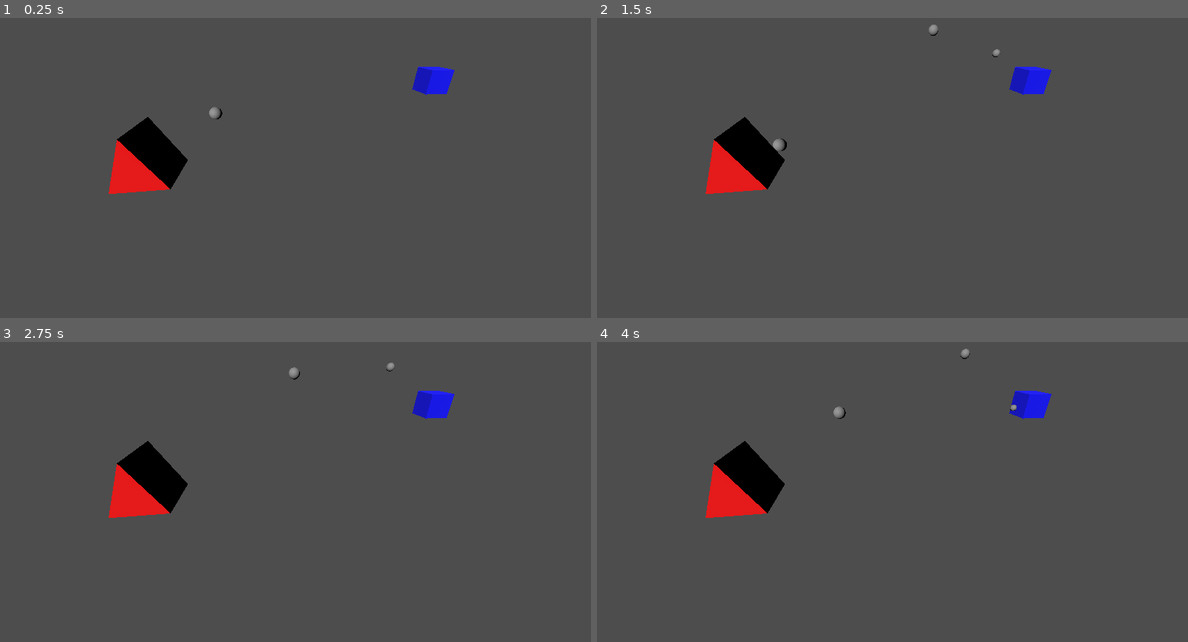
Above: before the commit, frames 1-4 (two rows, left to right).
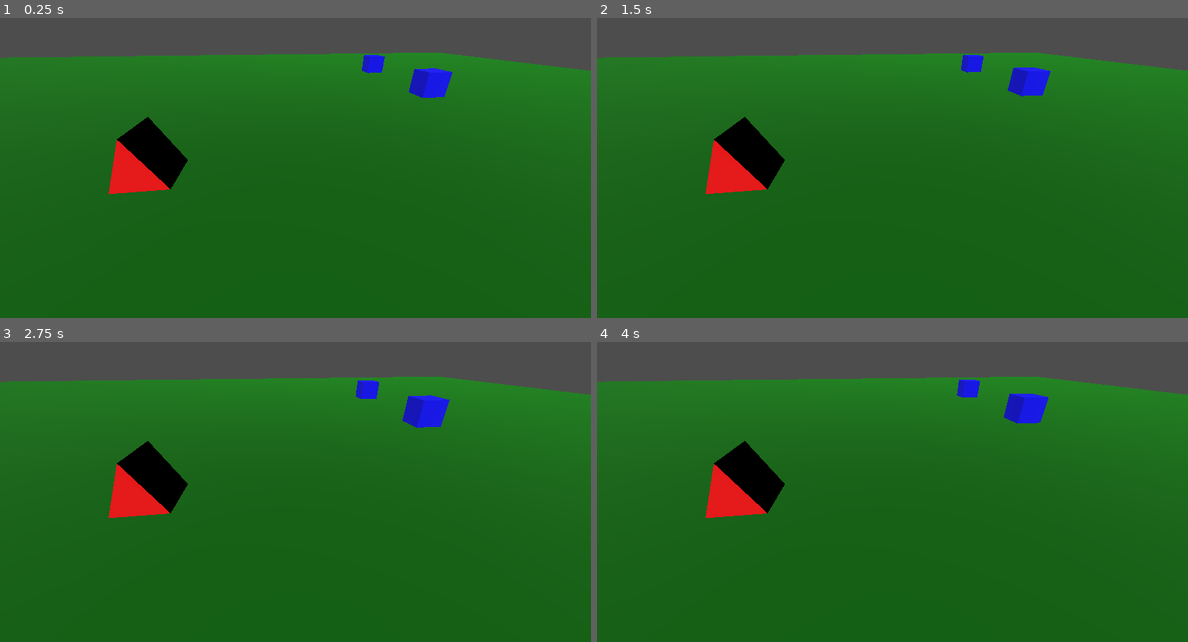
Above: after the commit, the same moments.

Repository: LempsPC/railway_warriors
Game: Godot game, scene res://main.tscn
Same seed, same stepped clock (60 frames per second), same inputs: the game is played once before the commit and once after it.
Inputs:
- Up to frame 1 (0.25 s): no input
- Up to frame 2 (1.5 s): tap Space (space) at 0.6, 1.35 s
- Up to frame 3 (2.75 s): tap Space (space) at 2.1 s
- Up to frame 4 (4 s): tap Space (space) at 2.85, 3.6 s

The runs differ from the first frame. In frame 1, 84% of the frame differs, in the area x 0-100%, y 11-100%; in frame 2, 84%; in frame 3, 85%, in the area x 0-100%, y 6-100%; in frame 4, 84%.

Commit message:
Detect in range

Diff:
--- a/bullet.gd
+++ b/bullet.gd
@@ -1,25 +1,29 @@
 extends Node3D
 
-var height = 5
-var time_total = 2
+var height = 2
+var time_total = 1
+var speed = 10
+
 var time_passed = 0
 var start_pos = Vector3.ZERO
 var end_pos = Vector3.ZERO
-var dist = 0
-@onready var turret = get_node("/root/Main/Turret")
-@onready var target = get_node("/root/Main/Target")
 
-func _ready() -> void:
-	start_pos = turret.global_position
-	end_pos = target.global_position
-	# rotation = start_pos.direction_to(end_pos)
+func init_movement(start, end):
+	start_pos = start
+	end_pos = end
+	rotation = start_pos.direction_to(end_pos)
+	speed = start_pos.distance_to(end_pos) / time_total - 4
 	global_position = start_pos
-	dist = start_pos.distance_to(end_pos)
 
 func _process(delta: float) -> void:
 	time_passed += delta
-	global_position = global_position.move_toward(end_pos, delta/time_total*dist)
-	global_position.y = start_pos.y + sin(time_passed / time_total * PI) * height
+	global_position += rotation * delta * speed
+	global_position.y = start_pos.y + height - pow((time_passed / time_total * 2 - 1) , 2) * height
 
-	if time_passed >= time_total:
+
+func _on_area_entered(area: Area3D) -> void:
+	if time_passed > 0.1:
+		if area.has_method("clear"):
+			area.clear()
+		print("clear")
 		queue_free()
--- a/bullet.tscn
+++ b/bullet.tscn
@@ -1,12 +1,22 @@
-[gd_scene load_steps=3 format=3 uid="uid://dy1lqpso8dxe0"]
+[gd_scene load_steps=4 format=3 uid="uid://dy1lqpso8dxe0"]
 
 [ext_resource type="Script" uid="uid://6uupmokpxw38" path="res://bullet.gd" id="1_v7oki"]
 
 [sub_resource type="SphereMesh" id="SphereMesh_rtl8c"]
 
-[node name="Bullet" type="Node3D"]
+[sub_resource type="SphereShape3D" id="SphereShape3D_v7oki"]
+
+[node name="Bullet" type="Area3D"]
+collision_layer = 8
+collision_mask = 5
 script = ExtResource("1_v7oki")
 
 [node name="MeshInstance3D" type="MeshInstance3D" parent="."]
 transform = Transform3D(0.5, 0, 0, 0, 0.5, 0, 0, 0, 0.5, 0, 0, 0)
 mesh = SubResource("SphereMesh_rtl8c")
+
+[node name="CollisionShape3D" type="CollisionShape3D" parent="."]
+transform = Transform3D(0.5, 0, 0, 0, 0.5, 0, 0, 0, 0.5, 0, 0, 0)
+shape = SubResource("SphereShape3D_v7oki")
+
+[connection signal="area_entered" from="." to="." method="_on_area_entered"]
--- a/main.gd
+++ /dev/null
@@ -1,7 +0,0 @@
-extends Node3D
-
-@onready var bullet = preload("bullet.tscn")
-
-func  _process(delta: float) -> void:
-	if Input.is_action_just_pressed("space"):
-		add_child(bullet.instantiate())
--- a/main.tscn
+++ b/main.tscn
@@ -1,12 +1,17 @@
-[gd_scene load_steps=5 format=3 uid="uid://c6fi7bga34ev5"]
+[gd_scene load_steps=6 format=3 uid="uid://c6fi7bga34ev5"]
 
-[ext_resource type="Script" uid="uid://cn50dtru8tdyp" path="res://main.gd" id="1_1bvp3"]
 [ext_resource type="PackedScene" uid="uid://d18ggmqjtvv28" path="res://turret.tscn" id="1_ig7tw"]
 [ext_resource type="PackedScene" uid="uid://cob3jl58ja8lp" path="res://target.tscn" id="2_0xm2m"]
-[ext_resource type="PackedScene" uid="uid://dy1lqpso8dxe0" path="res://bullet.tscn" id="3_h2yge"]
+
+[sub_resource type="StandardMaterial3D" id="StandardMaterial3D_1bvp3"]
+albedo_color = Color(0, 0.5019608, 0, 1)
+
+[sub_resource type="BoxMesh" id="BoxMesh_lquwl"]
+material = SubResource("StandardMaterial3D_1bvp3")
+
+[sub_resource type="BoxShape3D" id="BoxShape3D_0xm2m"]
 
 [node name="Main" type="Node3D"]
-script = ExtResource("1_1bvp3")
 
 [node name="Turret" parent="." instance=ExtResource("1_ig7tw")]
 
@@ -19,4 +24,17 @@
 [node name="Target" parent="." instance=ExtResource("2_0xm2m")]
 transform = Transform3D(1, 0, 0, 0, 1, 0, 0, 0, 1, -19.347998, 0, 11.005707)
 
-[node name="Bullet" parent="." instance=ExtResource("3_h2yge")]
+[node name="Target2" parent="." instance=ExtResource("2_0xm2m")]
+transform = Transform3D(1, 0, 0, 0, 1, 0, 0, 0, 1, -19.95002, 0, 23.405758)
+
+[node name="Ground" type="Area3D" parent="."]
+collision_mask = 0
+
+[node name="MeshInstance3D" type="MeshInstance3D" parent="Ground"]
+transform = Transform3D(100, 0, 0, 0, 1, 0, 0, 0, 100, 0, -0.5, 0)
+mesh = SubResource("BoxMesh_lquwl")
+skeleton = NodePath("../..")
+
+[node name="CollisionShape3D" type="CollisionShape3D" parent="Ground"]
+transform = Transform3D(100, 0, 0, 0, 100, 0, 0, 0, 100, 0, -50, 0)
+shape = SubResource("BoxShape3D_0xm2m")
--- a/project.godot
+++ b/project.godot
@@ -27,3 +27,10 @@
 "events": [Object(InputEventKey,"resource_local_to_scene":false,"resource_name":"","device":0,"window_id":0,"alt_presse …(189 unchanged characters)…
 ]
 }
+
+[layer_names]
+
+3d_physics/layer_1="world"
+3d_physics/layer_2="player"
+3d_physics/layer_3="enemy"
+3d_physics/layer_4="bullet"
--- /dev/null
+++ b/target.gd
@@ -0,0 +1,7 @@
+extends Area3D
+
+func _process(delta: float) -> void:
+	global_position += Vector3(4, 0, -4) * delta
+
+func clear():
+	queue_free()
--- a/target.tscn
+++ b/target.tscn
@@ -1,4 +1,6 @@
-[gd_scene load_steps=3 format=3 uid="uid://cob3jl58ja8lp"]
+[gd_scene load_steps=5 format=3 uid="uid://cob3jl58ja8lp"]
+
+[ext_resource type="Script" uid="uid://drkabtitm8glg" path="res://target.gd" id="1_t2jmu"]
 
 [sub_resource type="StandardMaterial3D" id="StandardMaterial3D_3hr3o"]
 albedo_color = Color(0, 0, 1, 1)
@@ -6,8 +8,17 @@
 [sub_resource type="BoxMesh" id="BoxMesh_3hr3o"]
 material = SubResource("StandardMaterial3D_3hr3o")
 
-[node name="Target" type="Node3D"]
+[sub_resource type="BoxShape3D" id="BoxShape3D_3hr3o"]
+
+[node name="Target" type="Area3D"]
+collision_layer = 4
+collision_mask = 10
+script = ExtResource("1_t2jmu")
 
 [node name="MeshInstance3D" type="MeshInstance3D" parent="."]
 transform = Transform3D(2, 0, 0, 0, 2, 0, 0, 0, 2, 0, 1, 0)
 mesh = SubResource("BoxMesh_3hr3o")
+
+[node name="CollisionShape3D" type="CollisionShape3D" parent="."]
+transform = Transform3D(2, 0, 0, 0, 2, 0, 0, 0, 2, 0, 1, 0)
+shape = SubResource("BoxShape3D_3hr3o")
--- /dev/null
+++ b/turret.gd
@@ -0,0 +1,14 @@
+extends Area3D
+
+@onready var bullet_scene = preload("bullet.tscn")
+
+func _process(_delta: float) -> void:
+	# Restart scene
+	if Input.is_action_just_pressed("space"):
+		get_tree().reload_current_scene()
+
+
+func _on_area_entered(area: Area3D) -> void:
+	var bullet = bullet_scene.instantiate()
+	add_child(bullet)
+	bullet.init_movement(global_position, area.global_position)
--- a/turret.tscn
+++ b/turret.tscn
@@ -1,4 +1,6 @@
-[gd_scene load_steps=3 format=3 uid="uid://d18ggmqjtvv28"]
+[gd_scene load_steps=6 format=3 uid="uid://d18ggmqjtvv28"]
+
+[ext_resource type="Script" uid="uid://drhqgq17cabkt" path="res://turret.gd" id="1_3oylf"]
 
 [sub_resource type="StandardMaterial3D" id="StandardMaterial3D_8xk5y"]
 albedo_color = Color(1, 0, 0, 1)
@@ -6,8 +8,25 @@
 [sub_resource type="PrismMesh" id="PrismMesh_8xk5y"]
 material = SubResource("StandardMaterial3D_8xk5y")
 
-[node name="Turret" type="Node3D"]
+[sub_resource type="SphereShape3D" id="SphereShape3D_8xk5y"]
+
+[sub_resource type="BoxShape3D" id="BoxShape3D_3oylf"]
+
+[node name="Turret" type="Area3D"]
+collision_layer = 2
+collision_mask = 4
+script = ExtResource("1_3oylf")
 
 [node name="MeshInstance3D" type="MeshInstance3D" parent="."]
 transform = Transform3D(2, 0, 0, 0, 2, 0, 0, 0, 2, 0, 1, 0)
 mesh = SubResource("PrismMesh_8xk5y")
+
+[node name="Range" type="CollisionShape3D" parent="."]
+transform = Transform3D(30, 0, 0, 0, 30, 0, 0, 0, 30, 0, 0, 0)
+shape = SubResource("SphereShape3D_8xk5y")
+
+[node name="Collision" type="CollisionShape3D" parent="."]
+transform = Transform3D(2, 0, 0, 0, 2, 0, 0, 0, 2, 0, 1, 0)
+shape = SubResource("BoxShape3D_3oylf")
+
+[connection signal="area_entered" from="." to="." method="_on_area_entered"]
Not shown, removed: main.gd.uid
Not shown, added: target.gd.uid
Not shown, added: turret.gd.uid
Not shown, changed: .gitattributes
Not shown, changed: .gitignore
